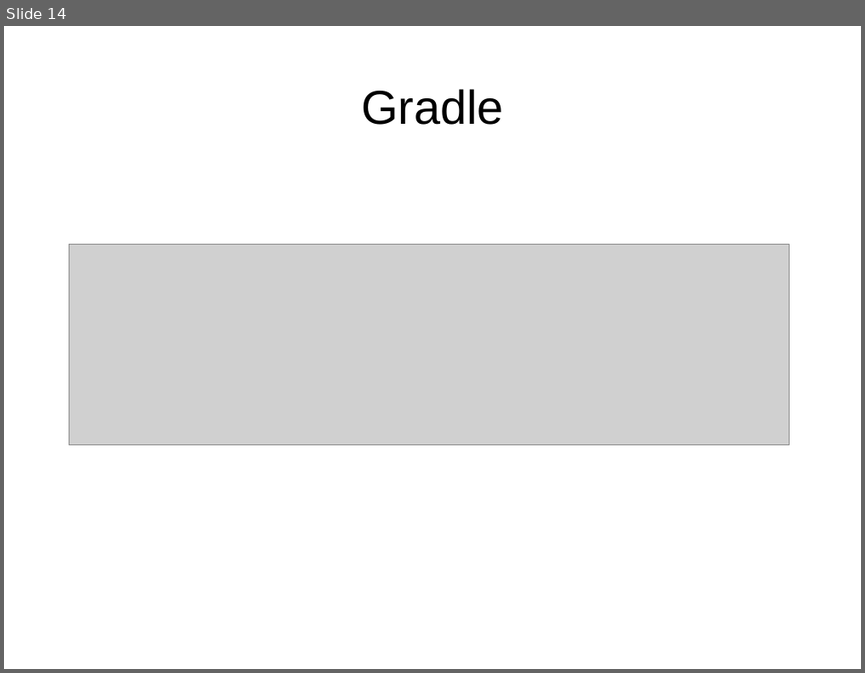
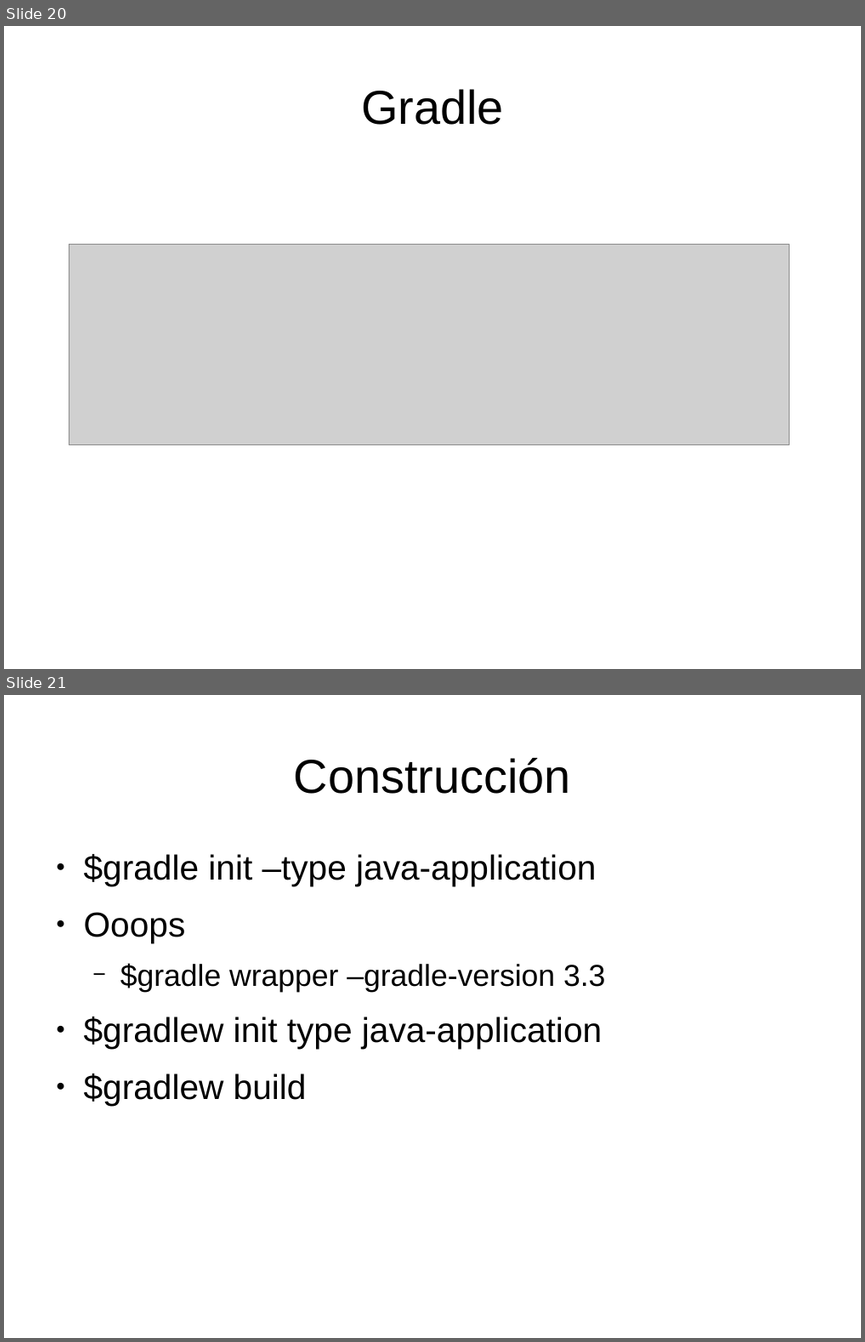
Before and after one commit to Tagle1/repo01, a slide deck: CursoMavenGradle.odp. Shown one above the other, each under a label of ours: slide 14 before the commit, slides 20 and 21 after it. The pictures are 865x673 and 865x1342 pixels, drawn with LibreOffice and Linux fonts; fonts in the diff are those of the drawing; grey boxes stand for pictures. Boxes give left, top, right and bottom in pixels: in the first picture for what was removed or moved away, otherwise in the second. Text is boxed around its words. In the diff, an @@ line names an element or a change of style, - is before the commit and + after.

Commit message:
Added bgradle build

```diff
--- a/CursoMavenGradle.odp
+++ b/CursoMavenGradle.odp
@@ slide 21 added at <box>4,695,861,1338</box>, background #FFFFFF @@
@@ title added at <box>294,758,571,794</box>, 44 pt, text #000000 @@
+Construcción
@@ text added at <box>84,854,605,1105</box>, 32 pt, text #000000 @@
+● $gradle init –type java-application
+● Ooops
+  − $gradle wrapper –gradle-version 3.3
+● $gradlew init type java-application
+● $gradlew build
@@ what was slide 14 is now slide 20 @@
```
Also in this commit, not shown: 1 slide changed, 6 other slides added, 58 other files.
